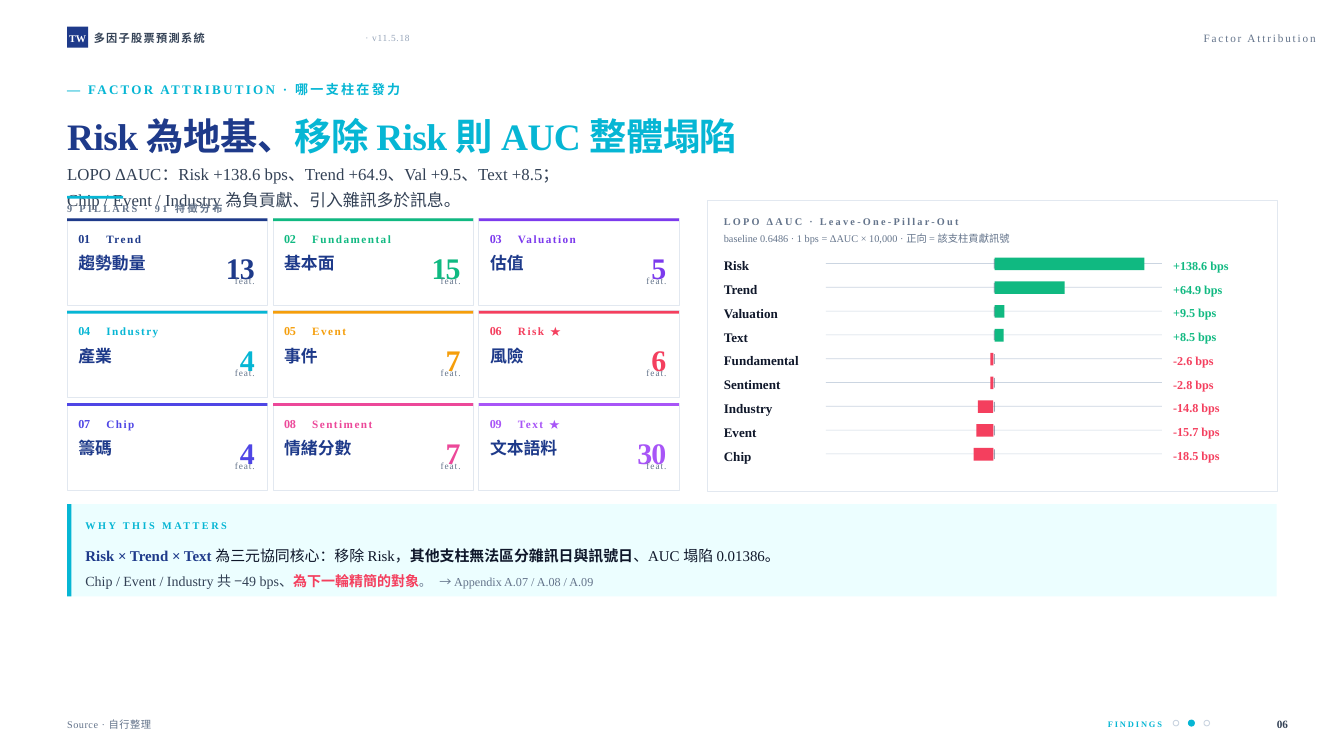
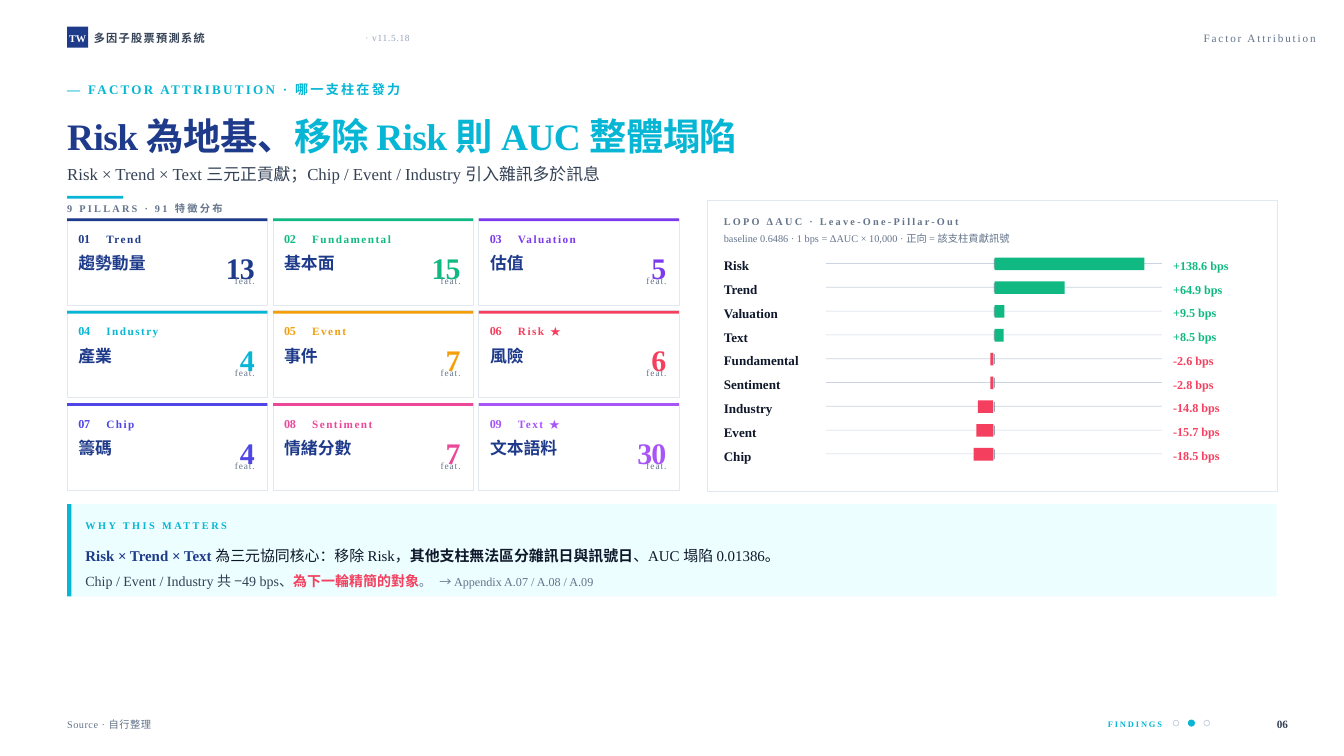
Before and after one commit to andychen050229-cell/taiwan-stock-multifactor, a slide deck: slide 6 of 台股多因子預測系統_v11.5.18_課堂簡報.pptx. Drawn at 1344x756 pixels with LibreOffice and Linux fonts; fonts in the diff are those of the drawing. Boxes give left, top, right and bottom in pixels: in the first picture for what was removed or moved away, otherwise in the second. Text is boxed around its words. In the diff, an @@ line names an element or a change of style, - is before the commit and + after.

```diff
--- a/台股多因子預測系統_v11.5.18_課堂簡報.pptx
+++ b/台股多因子預測系統_v11.5.18_課堂簡報.pptx
@@ text at (67,118,738,184): text changed @@
-Risk 為地基、移除 Risk 則 AUC 整體塌陷
-LOPO ΔAUC：Risk +138.6 bps、Trend +64.9、Val +9.5、Text +8.5；
-Chip / Event / Industry 為負貢獻、引入雜訊多於訊息。
+Risk 為地基、移除 Risk 則 AUC 整體塌陷
+Risk × Trend × Text 三元正貢獻；Chip / Event / Industry 引入雜訊多於訊息
```
Also in this commit, not shown: 6 other slides changed, 9 other files.
